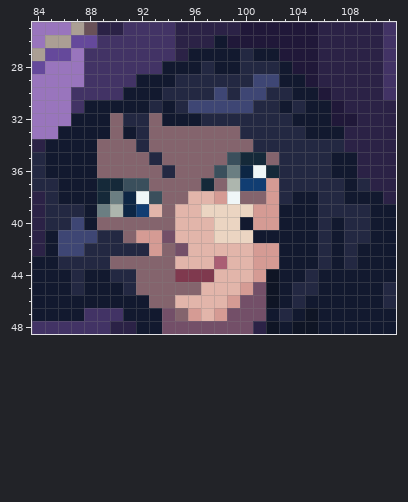
Pixel-art file: packages/client/src/assets/cards/heroes/erina-lv1.aseprite. Above is the file before it was changed.
174x140 pixels, 1 frame. Colours within 5 levels of each other are drawn and written as one. Shown: x 84..111, y 25..48.
The same view after the edit:
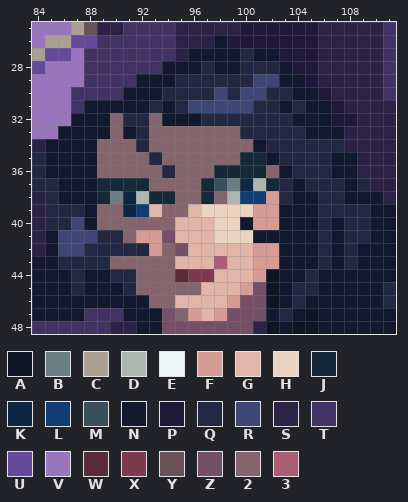
Palette (. is transparent): A #0f1525  B #6b7e82  C #ab9f94  D #adb6ae  E #eff6f7  F #d59b94  G #e2b5aa  H #ebd5c2  J #152939  K #0d2644  L #113d72  M #3a4f5c  N #12192f  P #201839  Q #232842  R #3e4674  S #2b2246  T #423365  U #65499b  V #9975bd  W #5c2b3a  X #7f394e  Y #695158  Z #734f68  2 #84646d  3 #aa5e74
The exact change:
Layer "art":
The author changed colour B to colour 2 in row 39 at x 89.
The author changed colour D to colour 2 in row 39 at x 90.
The author changed colour F to colour 2 in row 38 at x 98.
The author changed colour G to colour 2 in row 38 at x 96; in row 39 at x 95.
The author changed colour J to colour 2 in row 36 at x 102.
The author changed colour M to colour 2 in row 35 at x 99.
The author changed colour D to colour B in row 37 at x 99.
The author changed colour E to colour D in row 38 at x 92 and 99.
The author changed colour L to colour D in row 37 at x 101.
The author changed colour 2 to colour J in row 38 at x 94.
The author changed colour B to colour J in row 36 at x 99.
The author changed colour E to colour J in row 36 at x 101.
The author changed colour F to colour J in row 37 at x 102.
The author changed colour G to colour J in row 38 at x 97.
The author changed colour K to colour J in row 36 at x 100.
The author changed colour M to colour J in row 36 at x 98; in row 37 at x 91 to 92; in row 38 at x 93.
The author changed colour L to colour K in row 37 at x 100.
The author changed colour 2 to colour L in row 38 at x 100 to 101.
The author changed colour 2 to colour M in row 37 at x 98.
The author changed colour 2 to colour N in row 35 at x 102.
The author changed colour Q to colour N in row 34 at x 101; in row 36 at x 103; in row 37 at x 104.
The author changed colour X to colour W in row 44 at x 95.
